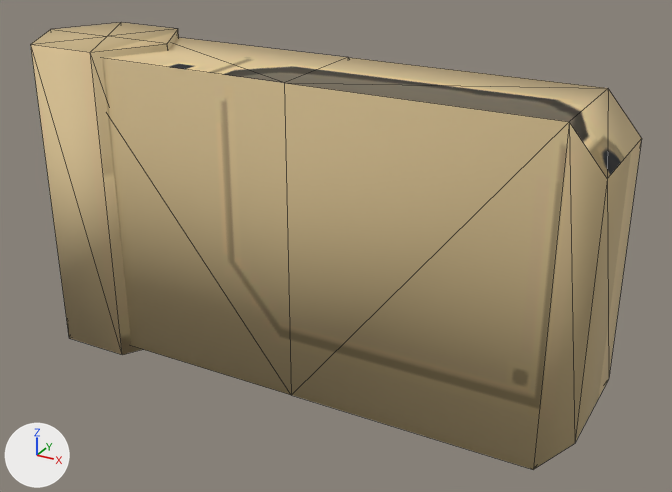
Renders of the glTF model public/assets/models/Spaceboy64.glb from each side of a commit.
The view is the same before and after, from a 50 mm camera at (0.181, -0.298, 0.144) aimed at (0.015, 0.004, -0.007). The lights are fixed; the arrows at lower left show +X, +Y and +Z. The older version comes first. Mesh edges are drawn as thin lines.
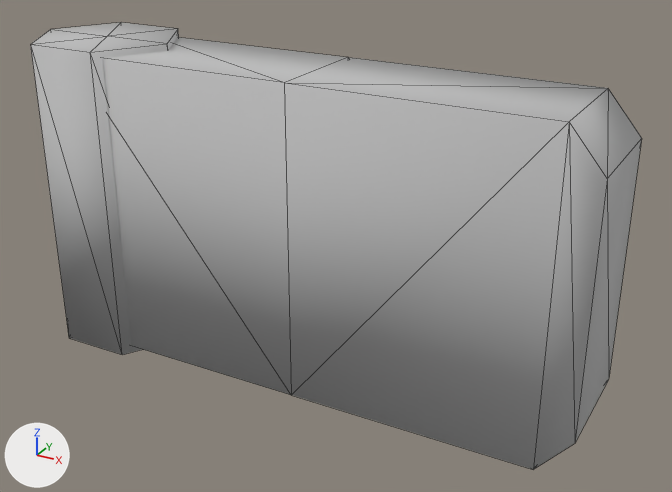
Where the change shows, as pixel boxes [x1, y1, x2, y2] in the pictures (672 x 492 px):
'Mesh_0', surface changed (beige to grey)
    both: [31, 22, 642, 470]

Patch to the scene script:
```diff
--- a/public/assets/models/Spaceboy64.glb.py
+++ b/public/assets/models/Spaceboy64.glb.py
@@ mat_spaceboy01 @@
 mat_spaceboy01 = principled_material('Spaceboy01')
-mat_spaceboy01.texture = img_image_0
+mat_spaceboy01.base_color = (0.5, 0.5, 0.5)  # grey #bcbcbc
 mat_spaceboy01.roughness = 0.8
```
